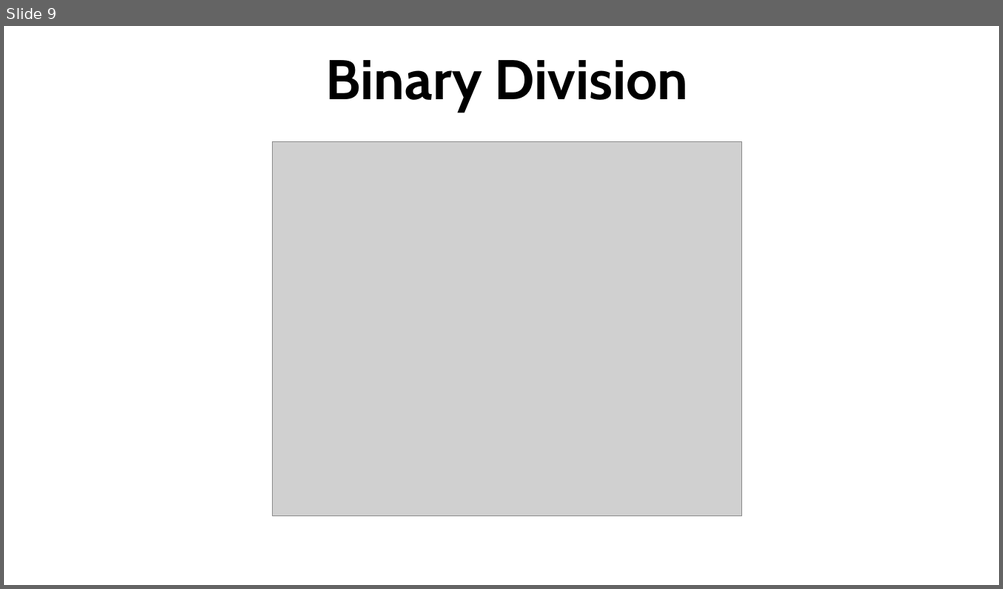
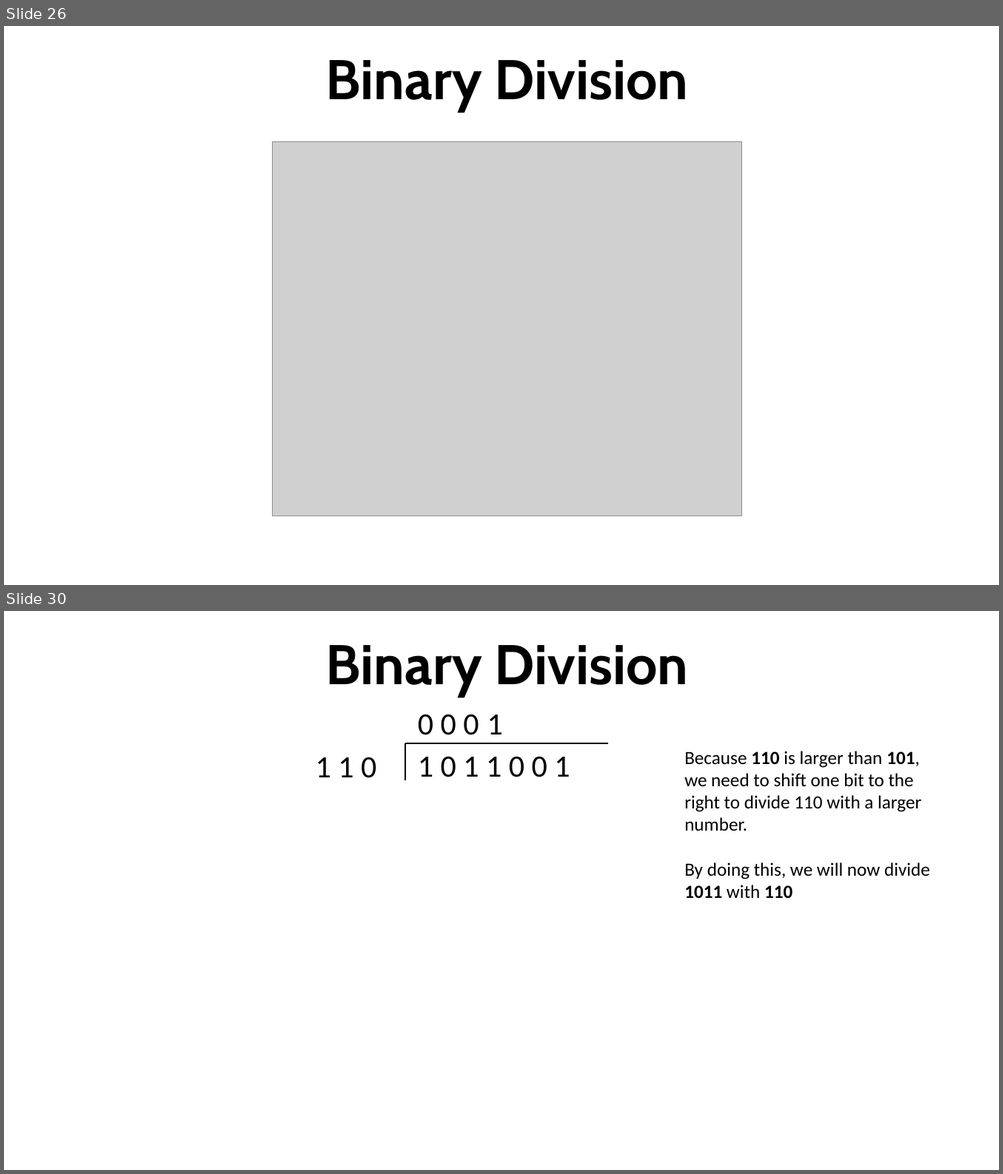
Before and after one commit to robitussin/CCS0001, a slide deck: Binary Operations.pptx. Shown one above the other, each under a label of ours: slide 9 before the commit, slides 26 and 30 after it; the slides between them are not shown. The pictures are 1003x589 and 1003x1174 pixels, drawn with LibreOffice and Linux fonts; fonts in the diff are those of the drawing; grey boxes stand for pictures. Boxes give left, top, right and bottom in pixels: in the first picture for what was removed or moved away, otherwise in the second. Text is boxed around its words. In the diff, an @@ line names an element or a change of style, - is before the commit and + after.

```diff
--- a/Binary Operations.pptx
+++ b/Binary Operations.pptx
@@ slide 30 added at <box>4,611,999,1170</box>, background #FFFFFF @@
@@ title added at <box>326,645,688,696</box>, 54 pt, text #000000, bold @@
+Binary Division
@@ text added at <box>418,714,456,735</box>, 30 pt, text #000000 @@
+0 0 0
@@ text added at <box>480,701,508,746</box>, 30 pt, text #000000 @@
+1
@@ line added from (405, 743) to (405, 780), #000000 1.5 pt @@
@@ line added from (609, 743) to (405, 743), #000000 1.5 pt @@
@@ text added at <box>316,757,376,778</box>, 30 pt, text #000000 @@
+1 1 0
@@ text added at <box>418,756,569,777</box>, 30 pt, text #000000 @@
+1 0 1 1 0 0 1
@@ text added at <box>684,751,930,898</box>, 18 pt, text #000000 @@
+Because 110 is larger than 101, we need to shift one bit to the right to divide 110 with a larger number.
+By doing this, we will now divide 1011 with 110
@@ what was slide 9 is now slide 26 @@
```
Also in this commit, not shown: 35 other slides added.
